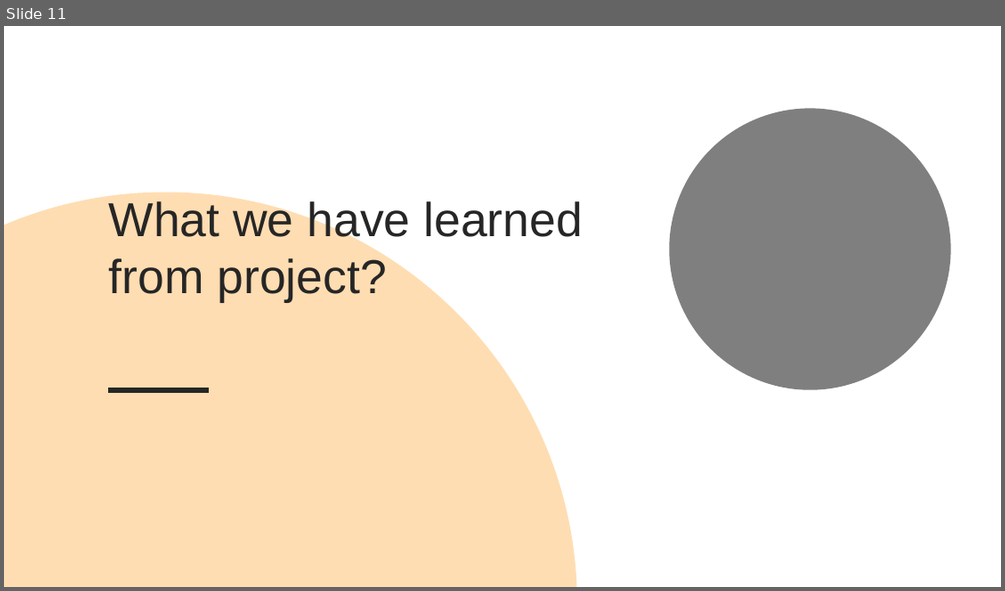
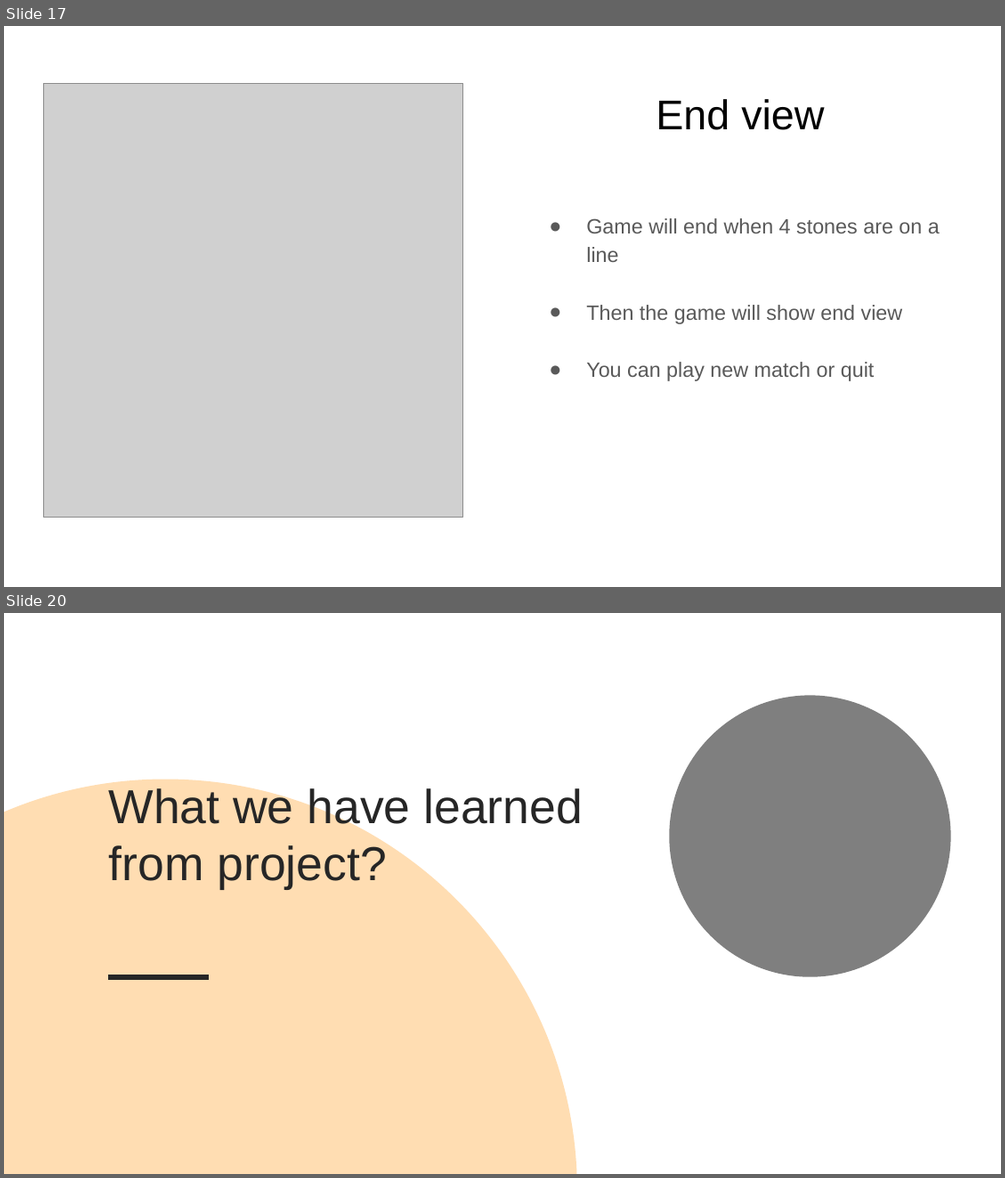
Before and after one commit to yangyaoi/Connect-Four-Project, a slide deck: Documents/Final Presentation/Final incomplete.pptx. Shown one above the other, each under a label of ours: slide 11 before the commit, slides 17 and 20 after it; the slides between them are not shown. The pictures are 1005x591 and 1005x1178 pixels, drawn with LibreOffice and Linux fonts; fonts in the diff are those of the drawing; grey boxes stand for pictures. Boxes give left, top, right and bottom in pixels: in the first picture for what was removed or moved away, otherwise in the second. Text is boxed around its words. In the diff, an @@ line names an element or a change of style, - is before the commit and + after.

```diff
--- a/Documents/Final Presentation/Final incomplete.pptx
+++ b/Documents/Final Presentation/Final incomplete.pptx
@@ slide 17 added at box(4, 26, 1001, 587), background #FFFFFF @@
@@ picture added at box(44, 84, 463, 517) @@
@@ title added at box(655, 99, 824, 130), 30 pt, text #000000 @@
+End view
@@ text added at box(586, 218, 939, 381), 15 pt, text #595959 @@
+● Game will end when 4 stones are on a line
+● Then the game will show end view
+● You can play new match or quit
@@ what was slide 11 is now slide 20 @@
```
Also in this commit, not shown: 8 other slides added, 1 other file.
